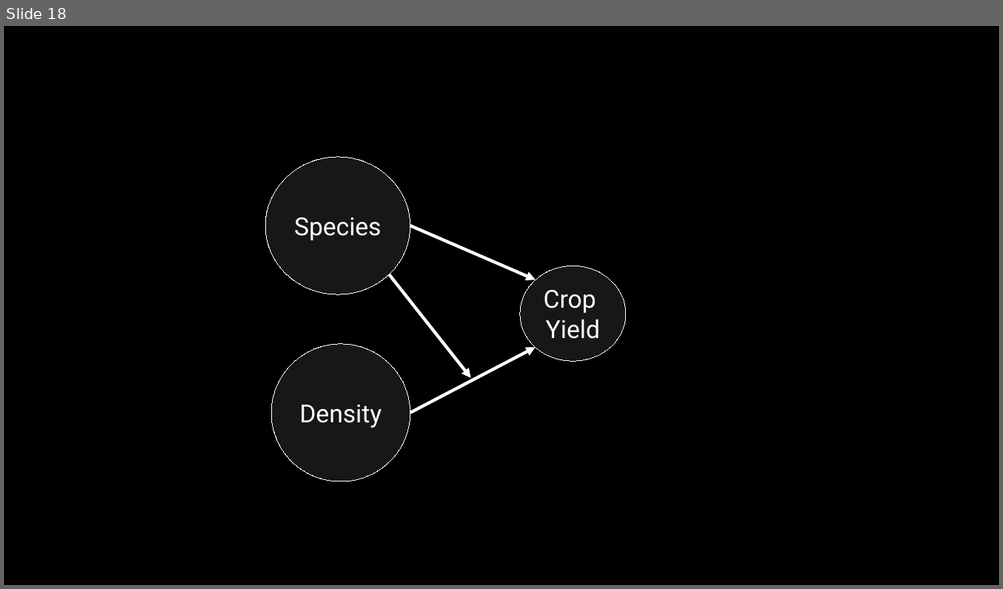
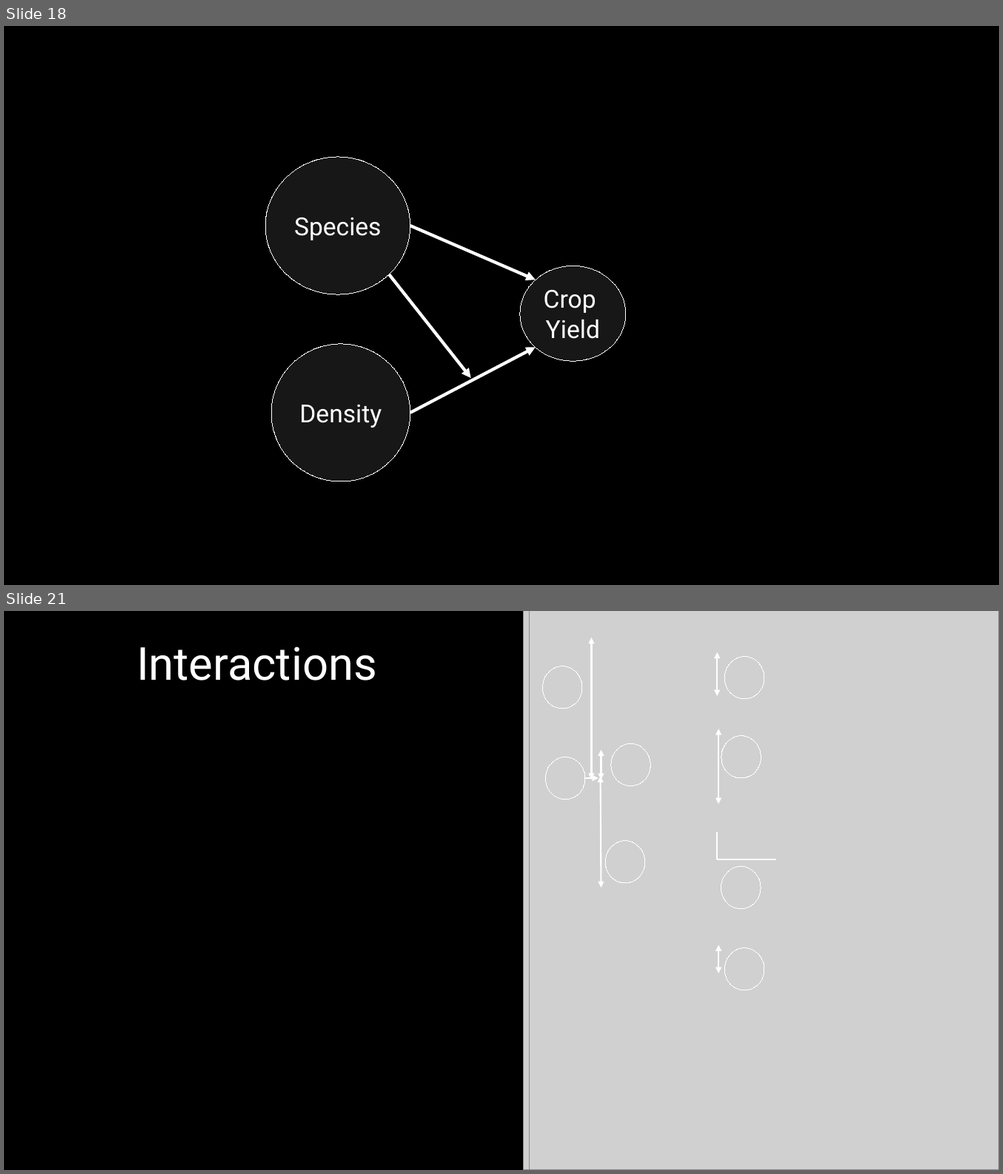
Before and after one commit to DeonRoos/006-BI3010, a slide deck: Lectures/Lecture 08.1 Interactions.pptx. Shown one above the other, each under a label of ours: slide 18 before the commit, slides 18 and 21 after it; the slides between them are not shown. The pictures are 1003x589 and 1003x1174 pixels, drawn with LibreOffice and Linux fonts; fonts in the diff are those of the drawing; grey boxes stand for pictures. Boxes give left, top, right and bottom in pixels: in the first picture for what was removed or moved away, otherwise in the second. Text is boxed around its words. In the diff, an @@ line names an element or a change of style, - is before the commit and + after.

Commit message:
closer to final draft of interactions

```diff
--- a/Lectures/Lecture 08.1 Interactions.pptx
+++ b/Lectures/Lecture 08.1 Interactions.pptx
@@ slide 21 added at <box>4,611,999,1170</box>, background #000000 @@
@@ picture added at <box>523,611,999,1170</box> @@
@@ picture added at <box>529,611,999,1170</box> @@
@@ title added at <box>136,647,377,681</box>, 44 pt, text #FFFFFF @@
+Interactions
@@ double arrow added from (591, 780) to (591, 637), #FFFFFF 1.5 pt @@
@@ double arrow added from (717, 652) to (717, 696), #FFFFFF 1.5 pt @@
@@ picture added at <box>543,667,582,709</box> @@
@@ picture added at <box>725,657,764,699</box> @@
@@ picture added at <box>611,743,650,786</box> @@
@@ double arrow added from (719, 729) to (719, 804), #FFFFFF 1.5 pt @@
@@ picture added at <box>721,735,760,778</box> @@
@@ picture added at <box>546,758,585,800</box> @@
@@ double arrow added from (601, 780) to (601, 750), #FFFFFF 1.5 pt @@
@@ arrow added from (585, 778) to (599, 778), #FFFFFF 1.5 pt @@
@@ double arrow added from (601, 888) to (600, 777), #FFFFFF 1.5 pt @@
@@ line added from (717, 832) to (717, 860), #FFFFFF 1.5 pt @@
@@ picture added at <box>606,841,645,883</box> @@
@@ line added from (776, 860) to (717, 860), #FFFFFF 1.5 pt @@
@@ picture added at <box>721,867,760,909</box> @@
@@ double arrow added from (719, 945) to (719, 974), #FFFFFF 1.5 pt @@
@@ picture added at <box>725,948,764,991</box> @@
```
Also in this commit, not shown: 14 slides changed, 10 other slides added, 11 other files.
